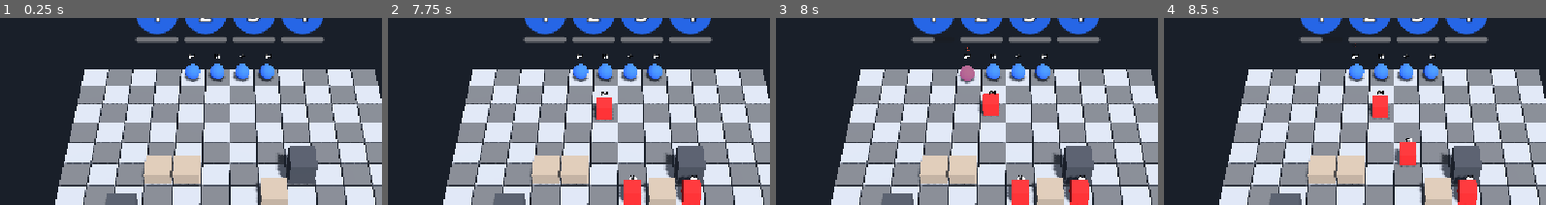
Above: before the commit, frames 1-4 (left to right).
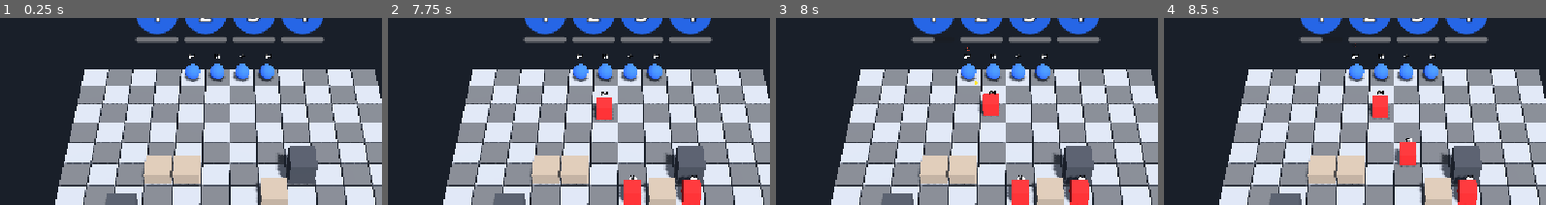
Above: after the commit, the same moments.

Repository: lcf-fernandes/codeName_Phantom1
Game: Godot game, scene res://scenes/tactical/maps/test_level.tscn
Two runs of this game, one before a commit and one after it. Both use one fixed random seed, a clock stepped at 60 frames per second and the inputs below.
Inputs (mouse positions are % of the whole screen's width and height, from its top left):
- Up to frame 1 (0.25 s): no input
- Up to frame 2 (7.75 s): tap Enter at 0.5, 1.35, 3.5, 6.5, 6.6 s; move the mouse to (72, 52) at 0.52 s; tap R at 0.6, 5.85 s; click (72, 52) at 0.67 s; move the mouse to (30, 64) at 1.27 s; click (30, 64) at 1.42 s; tap Space at 2, 5.75 s; move the mouse to (60, 32) at 2.02 s; tap Keypad Enter at 2.1, 7.35 s; click (60, 32) at 2.17 s; move the mouse to (45, 81) at 2.77 s; tap 1 at 2.85 s; click (45, 81) at 2.92 s; move the mouse to (80, 75) at 3.52 s; tap C at 3.6 s; click (80, 75) at 3.67 s; move the mouse to (20, 40) at 4.27 s; tap K at 4.35 s; click (20, 40) at 4.42 s; move the mouse to (55, 58) at 5.02 s; tap L at 5.1 s; click (55, 58) at 5.17 s; move the mouse to (35, 29) at 5.77 s; click (35, 29) at 5.92 s; move the mouse to (72, 52) at 6.52 s; click (72, 52) at 6.67 s; move the mouse to (30, 64) at 7.27 s; click (30, 64) at 7.42 s
- Up to frame 3 (8 s): no input
- Up to frame 4 (8.5 s): move the mouse to (60, 32) at 8.02 s; tap 1 at 8.1 s; click (60, 32) at 8.17 s
The pictures show only the part of the screen within x 20-70%, y 9-59%; the shares and areas given below are measured in that part.

Frames 1-2 are identical in both runs. In frame 3, 0.3% of the frame differs, in the area x 47-53%, y 24-36%; in frame 4, nothing differs.

Commit message:
Projetil visual no ataque a distancia

Diff:
--- a/scripts/tactical/combat/attack_controller.gd
+++ b/scripts/tactical/combat/attack_controller.gd
@@ -36,6 +36,14 @@
 @export var target_marker_size: float = 1.8
 ## Altura dos marcadores de alvo acima do chão, em metros.
 @export var target_marker_height: float = 0.025
+## Distância (em células) a partir da qual o ataque mostra um projétil; mais perto, sem projétil.
+@export var min_projectile_distance: int = 2
+## Raio do projétil, em metros.
+@export var projectile_radius: float = 0.12
+## Velocidade do projétil, em metros por segundo (o voo dura entre 0,15 s e 0,5 s).
+@export var projectile_speed: float = 30.0
+## Cor do projétil (amarelo, com brilho).
+@export var projectile_color: Color = Color(1.0, 0.9, 0.2)
 
 ## Verdadeiro enquanto o jogador escolhe o alvo do ataque.
 var attack_mode: bool = false
@@ -235,10 +243,14 @@
 	var roll: int = forced_roll if forced_roll != 0 else randi_range(1, 100)
 	var hit: bool = roll <= chance
 
-	# Animações (só visuais): o atacante avança; se acertou, o defensor reage quando o golpe chega.
+	# Animações (só visuais): o atacante avança; se acertou, o defensor reage quando o golpe chega
+	# (com projétil, quando ele chega).
 	attacker.play_attack_animation(defender)
+	var hit_delay: float = attacker.lunge_out_time
+	if _combat_calc.get_distance(attacker.cell, defender.cell) >= min_projectile_distance:
+		hit_delay += _spawn_projectile(attacker, defender, hit)
 	if hit:
-		defender.play_hit_animation(attacker.lunge_out_time)
+		defender.play_hit_animation(hit_delay)
 
 	# Guarda o que a morte pode apagar: a unidade só é liberada ao fim da animação de morte (alguns
 	# décimos de segundo depois), mas já sai do grupo "units" e perde o colisor de clique na hora.
@@ -264,6 +276,78 @@
 		_show_feedback(defender_position, "-%d" % damage_dealt, Color(1.0, 0.35, 0.25))
 	else:
 		_show_feedback(defender_position, "ERROU", Color(0.9, 0.9, 0.9))
+
+
+const PROJECTILE_MIN_TIME: float = 0.15
+const PROJECTILE_MAX_TIME: float = 0.5
+const MISS_SIDE_OFFSET: float = 0.7
+const MISS_OVERSHOOT: float = 1.5
+
+
+# Projétil visual (só efeito): esfera amarela com brilho, na raiz da cena, que sai do Body do atacante
+# depois do avanço e voa em linha reta até o Body do defensor (acerto) ou passa ao lado dele (erro:
+# 0,7 m para o lado e 1,5 m além). Devolve o tempo de voo, para o defensor piscar quando ele chega.
+func _spawn_projectile(attacker: Unit, defender: Unit, hit: bool) -> float:
+	var start_estimate: Vector3 = _body_position(attacker)
+	var target_position: Vector3 = _body_position(defender)
+
+	var end_position: Vector3 = target_position
+	if not hit:
+		var shot: Vector3 = target_position - start_estimate
+		shot.y = 0.0
+		if shot.length() > 0.001:
+			var forward: Vector3 = shot.normalized()
+			var side: Vector3 = Vector3(-forward.z, 0.0, forward.x)
+			if randf() < 0.5:
+				side = -side
+			end_position = target_position + side * MISS_SIDE_OFFSET + forward * MISS_OVERSHOOT
+
+	# Velocidade constante, com o voo total entre 0,15 s e 0,5 s.
+	var flight_time: float = clampf(
+		start_estimate.distance_to(end_position) / maxf(projectile_speed, 0.001),
+		PROJECTILE_MIN_TIME, PROJECTILE_MAX_TIME
+	)
+
+	var projectile: MeshInstance3D = MeshInstance3D.new()
+	projectile.name = "Projectile"
+	var mesh: SphereMesh = SphereMesh.new()
+	mesh.radius = projectile_radius
+	mesh.height = projectile_radius * 2.0
+	projectile.mesh = mesh
+	var material: StandardMaterial3D = StandardMaterial3D.new()
+	material.albedo_color = projectile_color
+	material.shading_mode = BaseMaterial3D.SHADING_MODE_UNSHADED
+	material.emission_enabled = true
+	material.emission = projectile_color
+	material.emission_energy_multiplier = 2.0
+	projectile.material_override = material
+	projectile.cast_shadow = GeometryInstance3D.SHADOW_CASTING_SETTING_OFF
+	projectile.process_mode = Node.PROCESS_MODE_ALWAYS
+	projectile.visible = false
+	get_tree().current_scene.add_child(projectile)
+	projectile.global_position = start_estimate
+
+	var tween: Tween = projectile.create_tween()
+	tween.set_pause_mode(Tween.TWEEN_PAUSE_PROCESS)
+	tween.tween_interval(attacker.lunge_out_time)
+	tween.tween_callback(_launch_projectile.bind(projectile, attacker, start_estimate))
+	tween.tween_property(projectile, "global_position", end_position, flight_time)
+	tween.tween_callback(projectile.queue_free)
+	return flight_time
+
+
+# Começo do voo: o projétil aparece no Body do atacante (que acabou de avançar).
+func _launch_projectile(projectile: MeshInstance3D, attacker: Unit, fallback: Vector3) -> void:
+	projectile.global_position = _body_position(attacker) if is_instance_valid(attacker) else fallback
+	projectile.visible = true
+
+
+# Posição global do Body da unidade (ou 0,6 m acima da raiz, se não houver Body).
+func _body_position(unit: Unit) -> Vector3:
+	var body: Node3D = unit.get_node_or_null("Body") as Node3D
+	if body != null:
+		return body.global_position
+	return unit.global_position + Vector3(0.0, 0.6, 0.0)
 
 
 # Texto flutuante sobre o inimigo: sobe um pouco e some. Criado e removido por este nó.
Not shown, changed: addons/godot_mcp/cache/undo/stack.json
